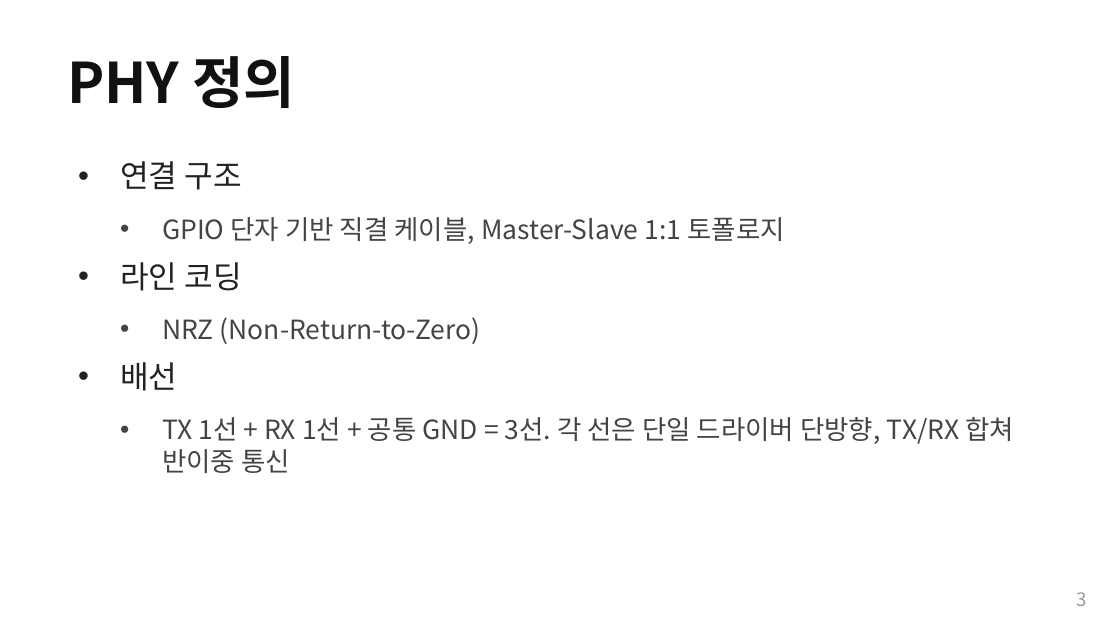
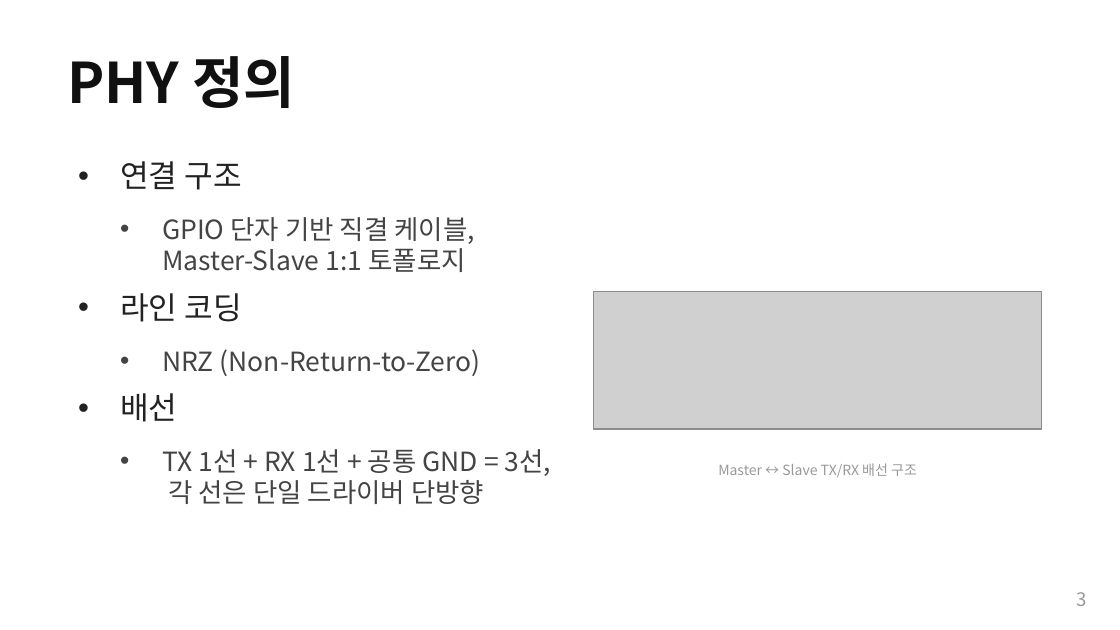
Before and after one commit to Woodong02/SoC_Design_and_Programming, a slide deck: slide 3 of section2_tdma_protocol.pptx. Drawn at 1120x630 pixels with LibreOffice and Linux fonts; fonts in the diff are those of the drawing; grey boxes stand for pictures. Boxes give left, top, right and bottom in pixels: in the first picture for what was removed or moved away, otherwise in the second. Text is boxed around its words. In the diff, an @@ line names an element or a change of style, - is before the commit and + after.

```diff
--- a/section2_tdma_protocol.pptx
+++ b/section2_tdma_protocol.pptx
@@ picture added at (594, 291, 1042, 429) @@
@@ text at (162, 449, 552, 504): text changed @@
-  • TX 1선 + RX 1선 + 공통 GND = 3선. 각 선은 단일 드라이버 단방향, TX/RX 합쳐 반이중 통신
+  • TX 1선 + RX 1선 + 공통 GND = 3선, 각 선은 단일 드라이버 단방향
@@ text added at (718, 463, 917, 478), 9 pt, text #999999 @@
+Master ↔ Slave TX/RX 배선 구조
```
Also in this commit, not shown: 6 other slides changed, 11 other files.
